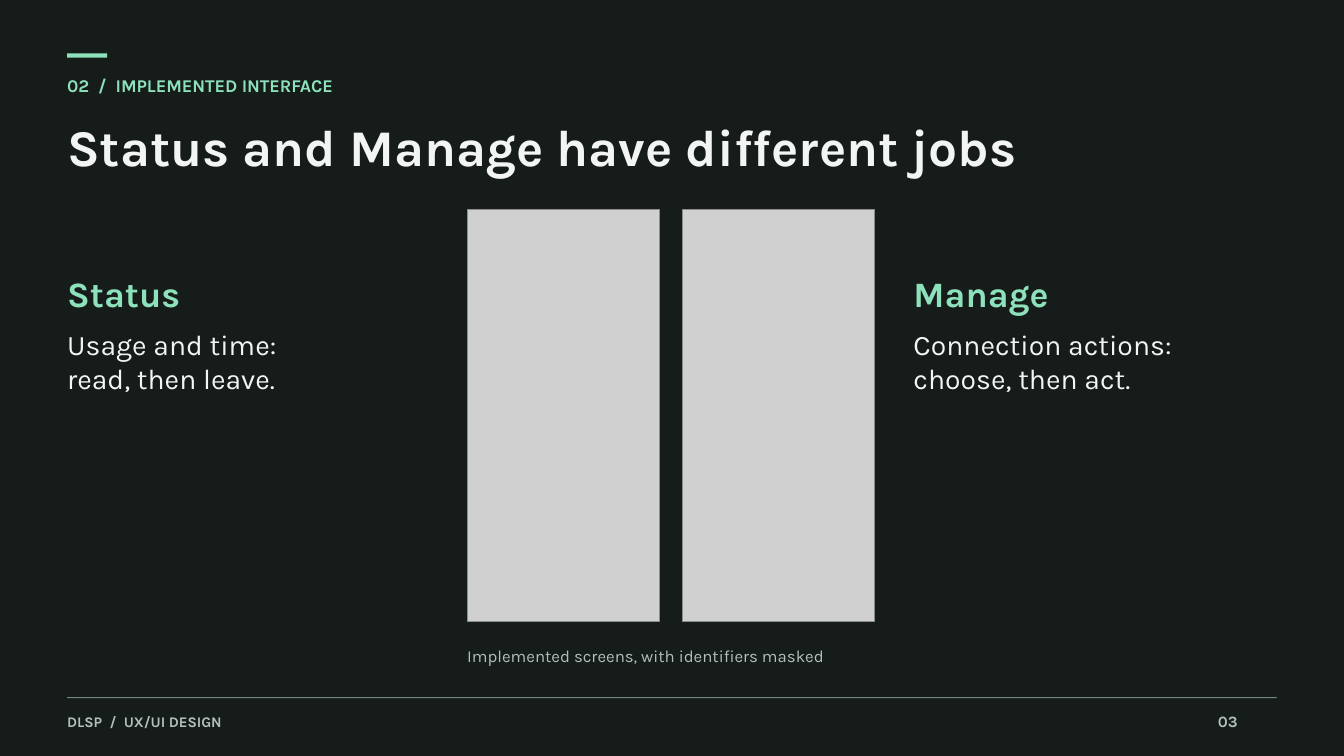
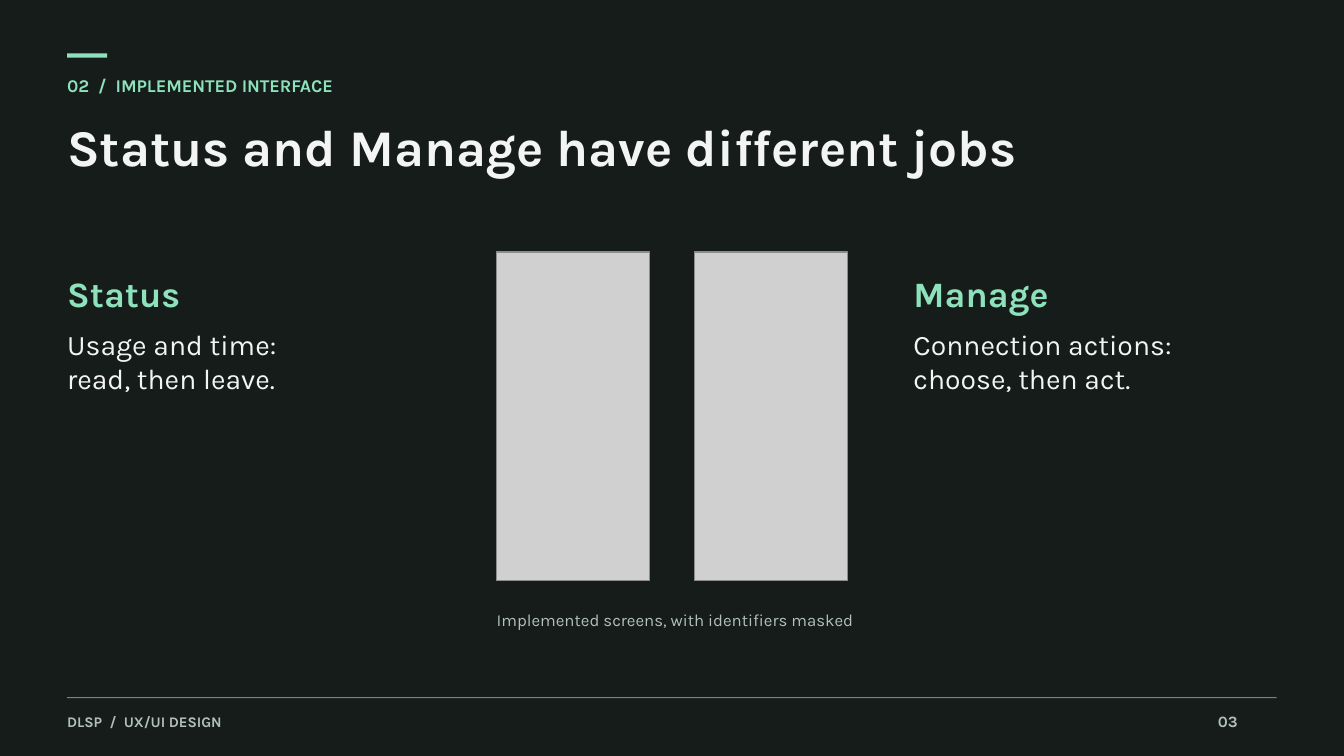
Before and after one commit to isOxygen/Design-UIUX-Project, a slide deck: slide 3 of presentation/10-01/DLSP-Presentation.pptx. Drawn at 1344x756 pixels with LibreOffice and Linux fonts; fonts in the diff are those of the drawing; grey boxes stand for pictures. Boxes give left, top, right and bottom in pixels: in the first picture for what was removed or moved away, otherwise in the second. Text is boxed around its words. In the diff, an @@ line names an element or a change of style, - is before the commit and + after.

Commit message:
Fit both mobile screenshots on presentation slide 3

```diff
--- a/presentation/10-01/DLSP-Presentation.pptx
+++ b/presentation/10-01/DLSP-Presentation.pptx
@@ picture: place and size @@
-picture at (468,210,660,622)
+picture at (497,252,650,581)
@@ picture: place and size @@
-picture at (683,210,875,622)
+picture at (695,252,848,581)
@@ text "Implemented screens, with identifiers masked": place and size @@
-text "Implemented screens, with identifiers masked" at (467,650,824,666)
+text "Implemented screens, with identifiers masked" at (497,614,853,630)
```
Also in this commit, not shown: 2 other files.
